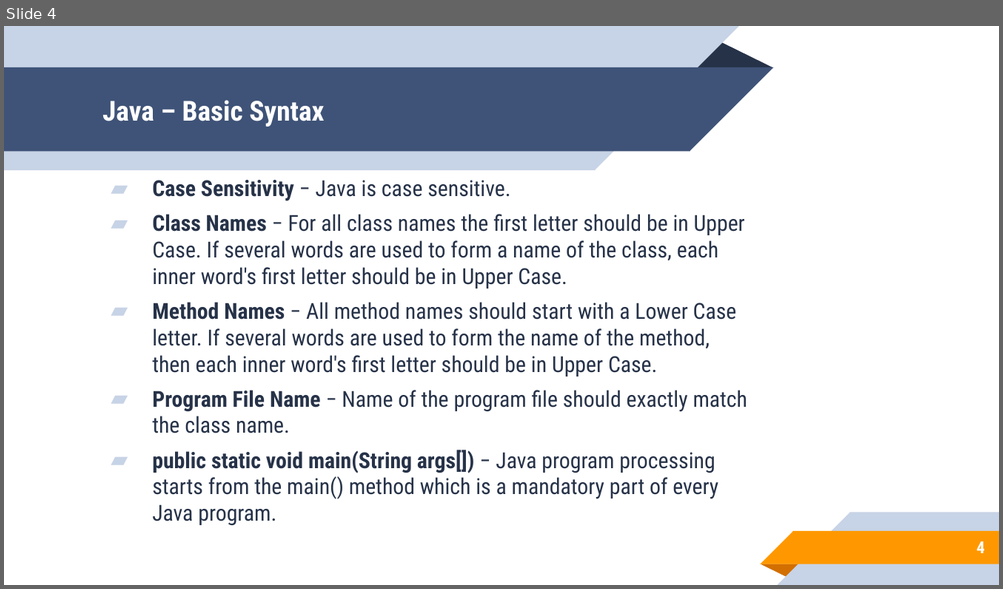
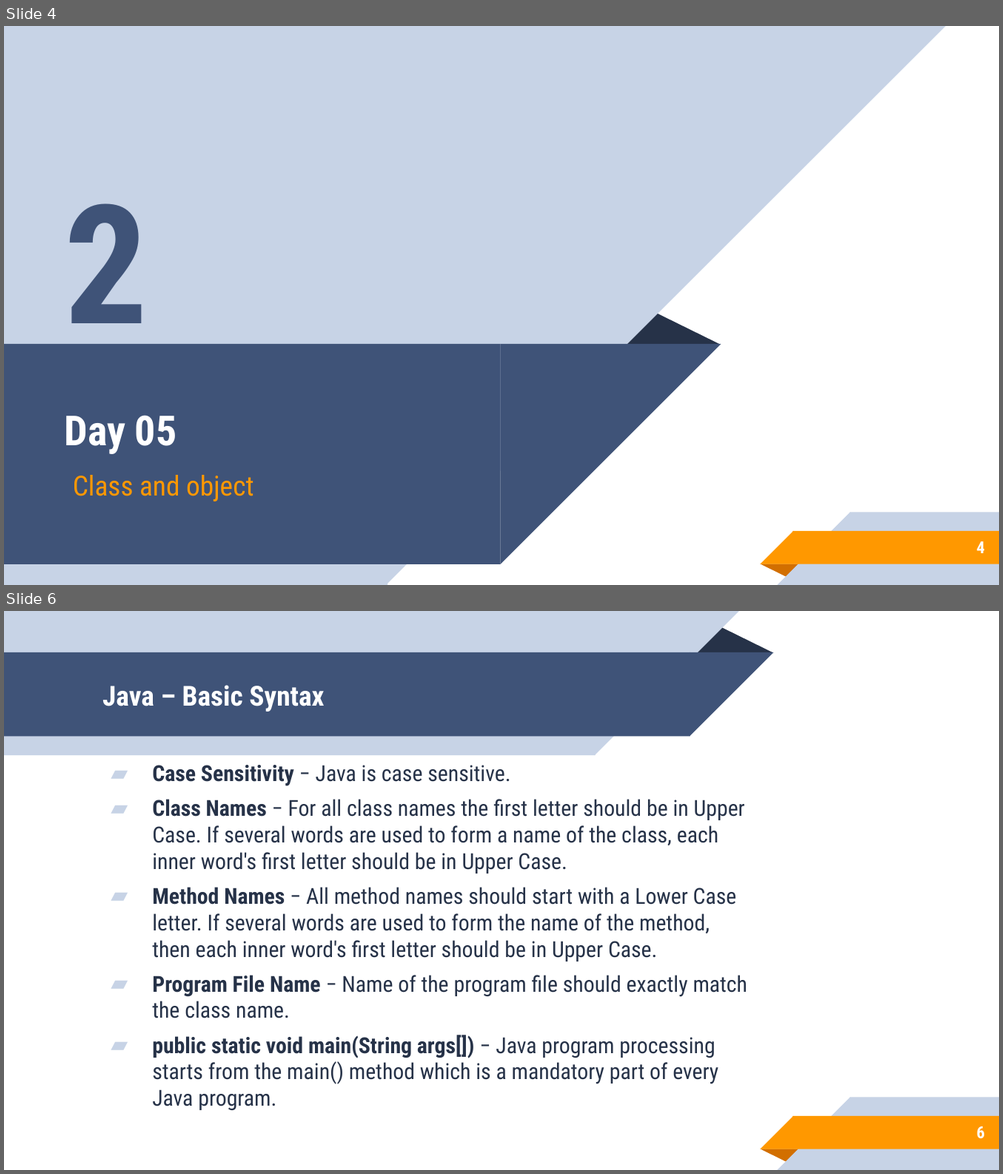
Before and after one commit to aronipurwanto/materi-xa, a slide deck: java/java-logic/Slide-Java-Logic-05.pptx. Shown one above the other, each under a label of ours: slide 4 before the commit, slides 4 and 6 after it; the slides between them are not shown. The pictures are 1003x589 and 1003x1174 pixels, drawn with LibreOffice and Linux fonts; fonts in the diff are those of the drawing. Boxes give left, top, right and bottom in pixels: in the first picture for what was removed or moved away, otherwise in the second. Text is boxed around its words. In the diff, an @@ line names an element or a change of style, - is before the commit and + after.

```diff
--- a/java/java-logic/Slide-Java-Logic-05.pptx
+++ b/java/java-logic/Slide-Java-Logic-05.pptx
@@ slide 4 added at <box>4,26,999,585</box>, background #FFFFFF; not listed: 5 template elements that a slide beside it also shows @@
@@ rectangle added at <box>4,26,387,585</box>, fill #C7D3E6 @@
@@ right triangle added at <box>387,26,946,584</box>, fill #C7D3E6 @@
@@ text added at <box>65,204,148,362</box>, 120 pt, text #3F5378, bold @@
+2
@@ triangle added at <box>623,312,720,344</box>, fill #263248 @@
@@ rectangle added at <box>4,344,501,565</box>, fill #3F5378 @@
@@ right triangle added at <box>501,344,721,565</box>, fill #3F5378 @@
@@ title added at <box>65,415,177,454</box>, 30 pt, text #FFFFFF, bold @@
+Day 05
@@ subtitle added at <box>73,475,253,502</box>, 20 pt, text #FF9800 @@
+Class and object
@@ page number added at <box>976,542,984,554</box>, 12 pt, text #FFFFFF, bold @@
+4
@@ what was slide 4 is now slide 6 @@
@@ page number at <box>976,1127,984,1139</box>: text changed @@
-4
+6
```
Also in this commit, not shown: 5 slides changed, 2 other slides added, 1 slide removed, 1 other file.
